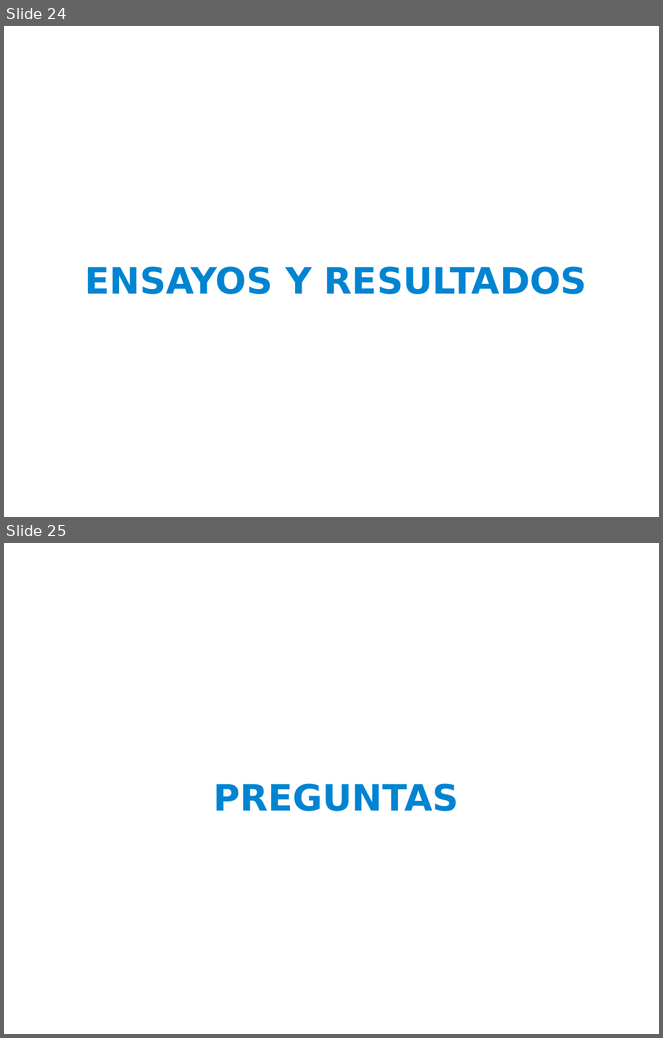
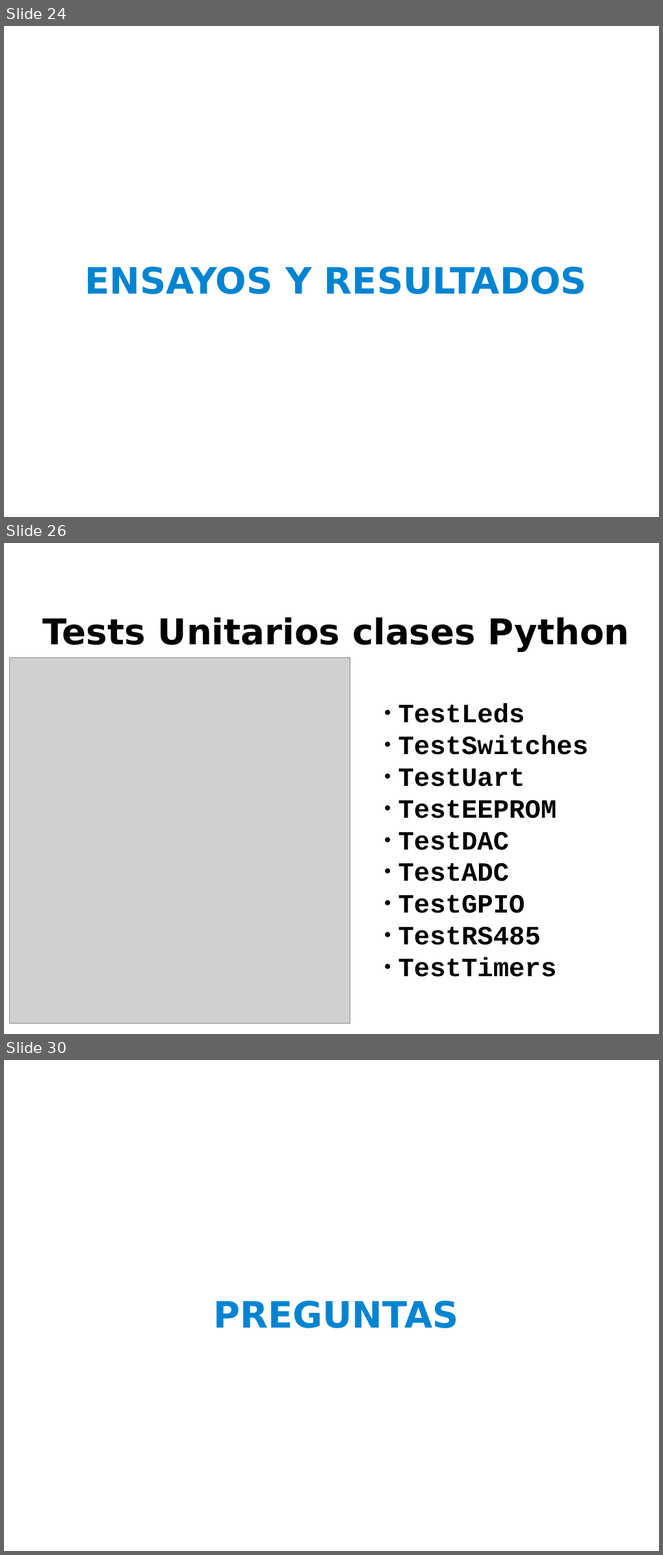
Before and after one commit to ernesto-g/tpfinalcese, a slide deck: presentacion/presentacion_v1.odp. Shown one above the other, each under a label of ours: slides 24 and 25 before the commit, slides 24, 26 and 30 after it; the slides between them are not shown. The pictures are 663x1038 and 663x1555 pixels, drawn with LibreOffice and Linux fonts; fonts in the diff are those of the drawing; grey boxes stand for pictures; background and template pictures are left out. Boxes give left, top, right and bottom in pixels: in the first picture for what was removed or moved away, otherwise in the second. Text is boxed around its words. In the diff, an @@ line names an element or a change of style, - is before the commit and + after.

```diff
--- a/presentacion/presentacion_v1.odp
+++ b/presentacion/presentacion_v1.odp
@@ slide 26 added at bbox=[4, 543, 659, 1034], background picture (left out) @@
@@ title added at bbox=[43, 617, 630, 652], 43 pt, text #000000, bold @@
+Tests Unitarios clases Python
@@ picture added at bbox=[10, 658, 350, 1024] @@
@@ text added at bbox=[399, 704, 589, 977], 32 pt, text #000000, bold @@
+    ● TestLeds
+    ● TestSwitches
+    ● TestUart
+    ● TestEEPROM
+    ● TestDAC
+    ● TestADC
+    ● TestGPIO
+    ● TestRS485
+    ● TestTimers
@@ what was slide 25 is now slide 30 @@
```
Also in this commit, not shown: 3 slides changed, 4 other slides added.
